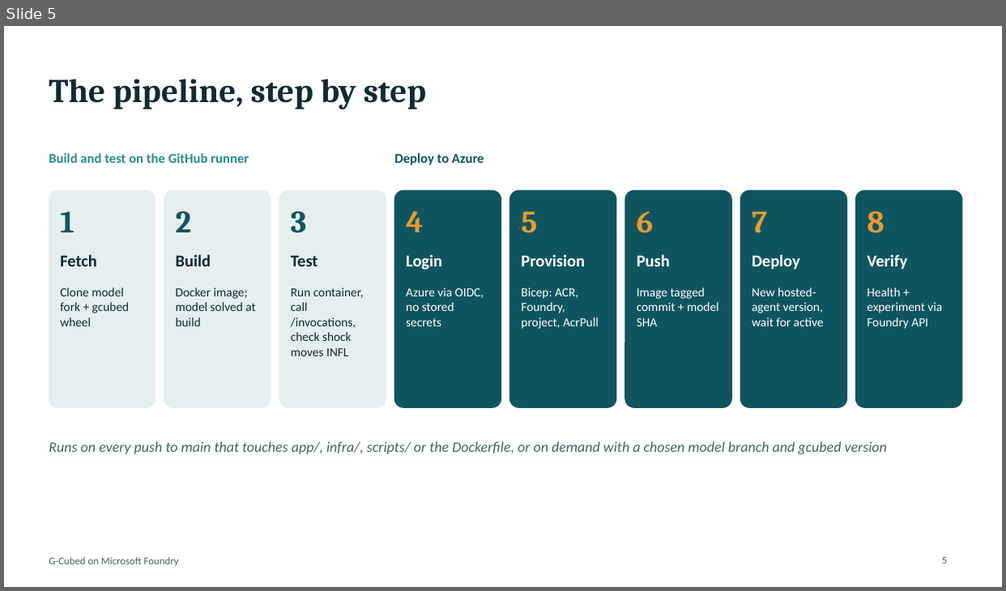
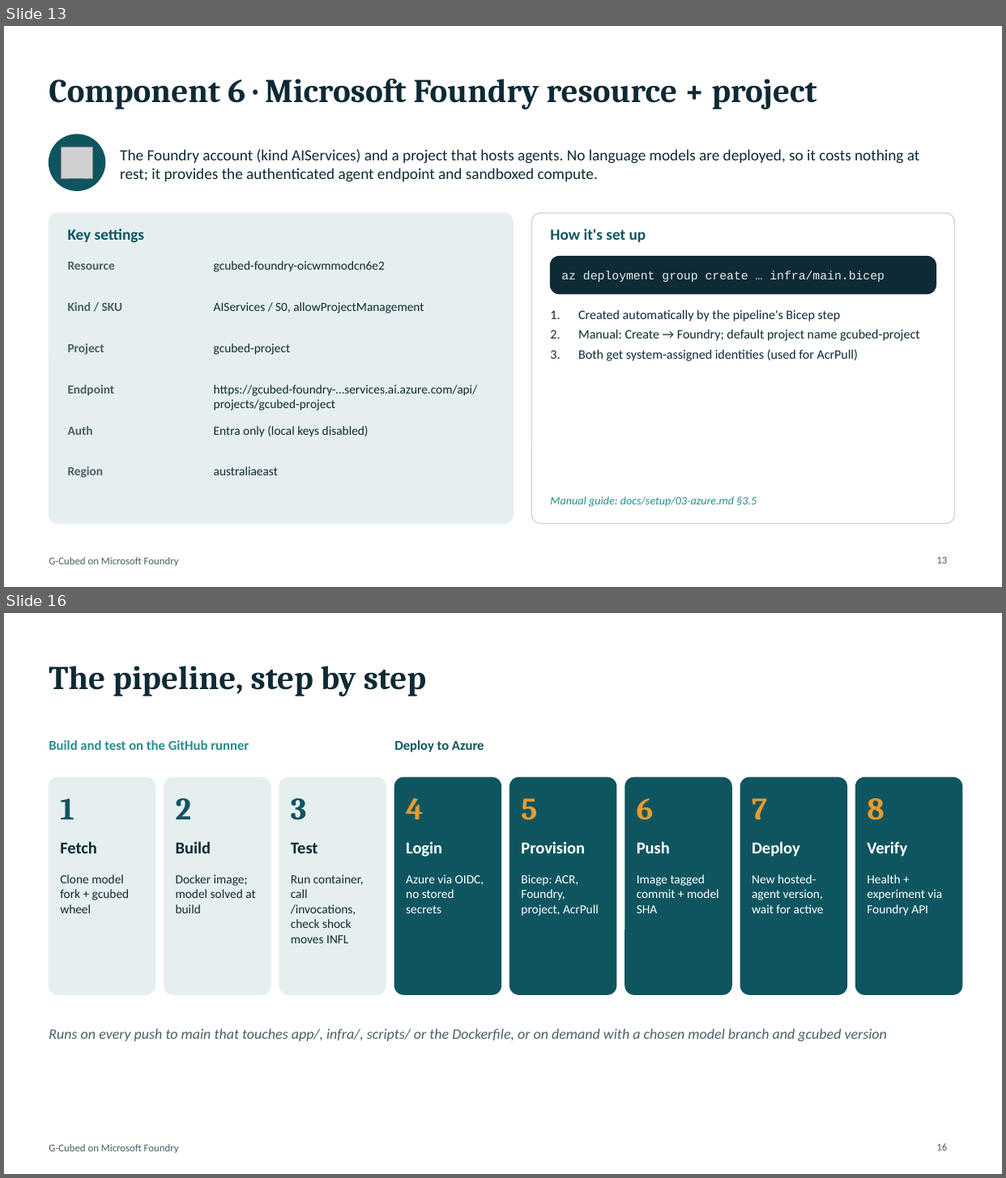
Before and after one commit to Bozmonster/foundry-pipeline, a slide deck: docs/gcubed-foundry-pipeline.pptx. Shown one above the other, each under a label of ours: slide 5 before the commit, slides 13 and 16 after it; the slides between them are not shown. The pictures are 1006x591 and 1006x1178 pixels, drawn with LibreOffice and Linux fonts; fonts in the diff are those of the drawing; grey boxes stand for pictures. Boxes give left, top, right and bottom in pixels: in the first picture for what was removed or moved away, otherwise in the second. Text is boxed around its words. In the diff, an @@ line names an element or a change of style, - is before the commit and + after.

Commit message:
Setup kit: interactive scripts + illustrated guides; HTML report API option

```diff
--- a/docs/gcubed-foundry-pipeline.pptx
+++ b/docs/gcubed-foundry-pipeline.pptx
@@ slide 13 added at (4,26,1002,587), background #FFFFFF; not listed: 1 template element that a slide beside it also shows @@
@@ title added at (49,79,817,109), 32 pt, text #0E2A35, bold @@
+Component 6 · Microsoft Foundry resource + project
@@ ellipse added at (49,135,105,190), fill #0F5560, outline #0F5560 1 pt @@
@@ picture added at (62,147,93,178) @@
@@ text added at (120,149,919,182), 15 pt, text #0E2A35 @@
+The Foundry account (kind AIServices) and a project that hosts agents. No language models are deployed, so it costs nothing at rest; it provides the authenticated agent endpoint and sandboxed compute.
@@ rounded rectangle added at (49,213,513,524), fill #E6EFEF, outline #E6EFEF 1 pt @@
@@ rounded rectangle added at (532,213,955,524), fill #FFFFFF, outline #C9D8D8 1 pt @@
@@ text added at (68,228,145,243), 15 pt, text #0F5560, bold @@
+Key settings
@@ text added at (550,228,646,242), 15 pt, text #0F5560, bold @@
+How it's set up
@@ text added at (68,262,115,270), 12 pt, text #4A5F66, bold @@
+Resource
@@ text added at (214,261,385,272), 12 pt, text #0E2A35 @@
+gcubed-foundry-oicwmmodcn6e2
@@ rounded rectangle added at (551,257,936,294), fill #0E2A35, outline #0E2A35 1 pt @@
@@ text added at (561,271,884,282), 11.5 pt, text #E6EFEF @@
+az deployment group create … infra/main.bicep
@@ text added at (68,302,123,311), 12 pt, text #4A5F66, bold @@
+Kind / SKU
@@ text added at (214,302,424,314), 12 pt, text #0E2A35 @@
+AIServices / S0, allowProjectManagement
@@ text added at (578,310,919,361), 12.5 pt, text #0E2A35 @@
+1. Created automatically by the pipeline's Bicep step
+2. Manual: Create → Foundry; default project name gcubed-project
+3. Both get system-assigned identities (used for AcrPull)
@@ text added at (68,344,104,355), 12 pt, text #4A5F66, bold @@
+Project
@@ text added at (214,344,290,355), 12 pt, text #0E2A35 @@
+gcubed-project
@@ text added at (68,385,115,396), 12 pt, text #4A5F66, bold @@
+Endpoint
@@ text added at (214,385,477,411), 12 pt, text #0E2A35 @@
+https://gcubed-foundry-…services.ai.azure.com/api/projects/gcubed-project
@@ text added at (68,426,93,435), 12 pt, text #4A5F66, bold @@
+Auth
@@ text added at (214,426,368,437), 12 pt, text #0E2A35 @@
+Entra only (local keys disabled)
@@ text added at (68,467,104,478), 12 pt, text #4A5F66, bold @@
+Region
@@ text added at (214,467,278,476), 12 pt, text #0E2A35 @@
+australiaeast
@@ text added at (550,497,756,507), 11 pt, text #2A8C8C, italic @@
+Manual guide: docs/setup/03-azure.md §3.5
@@ page number added at (936,557,947,564), 10 pt, text #4A5F66 @@
+13
@@ what was slide 5 is now slide 16 @@
@@ page number at (936,1144,947,1151): text changed @@
-5
+16
```
Also in this commit, not shown: 5 slides changed, 14 other slides added, 31 other files.
